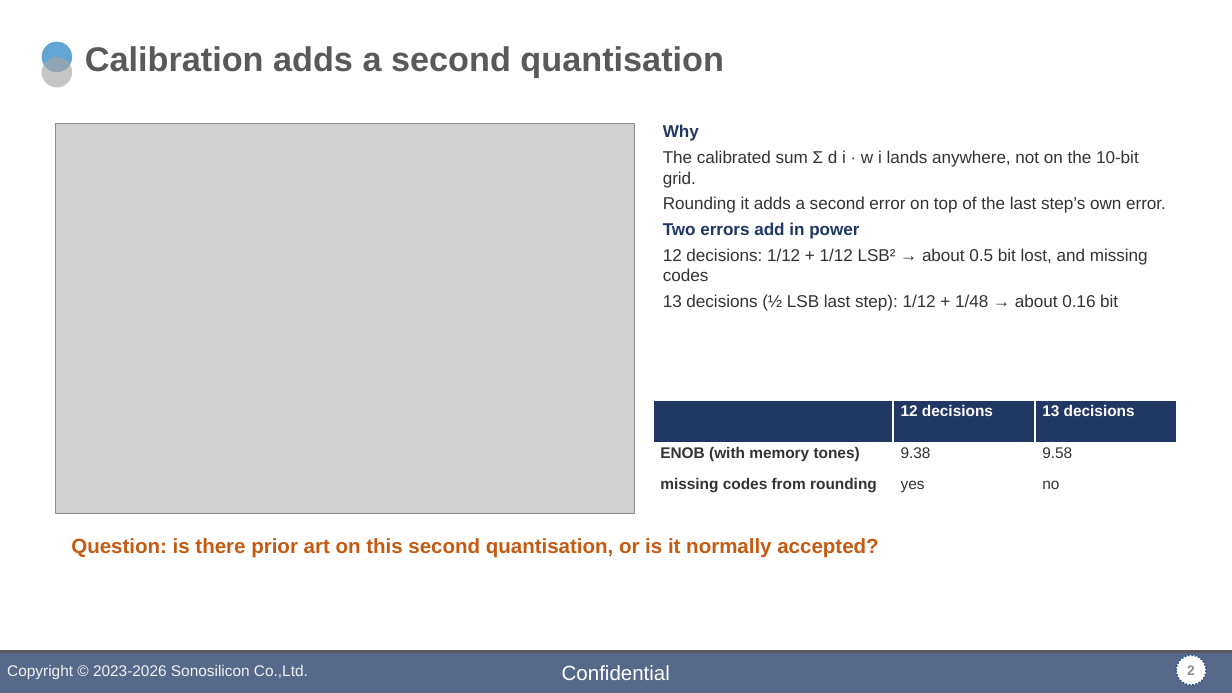
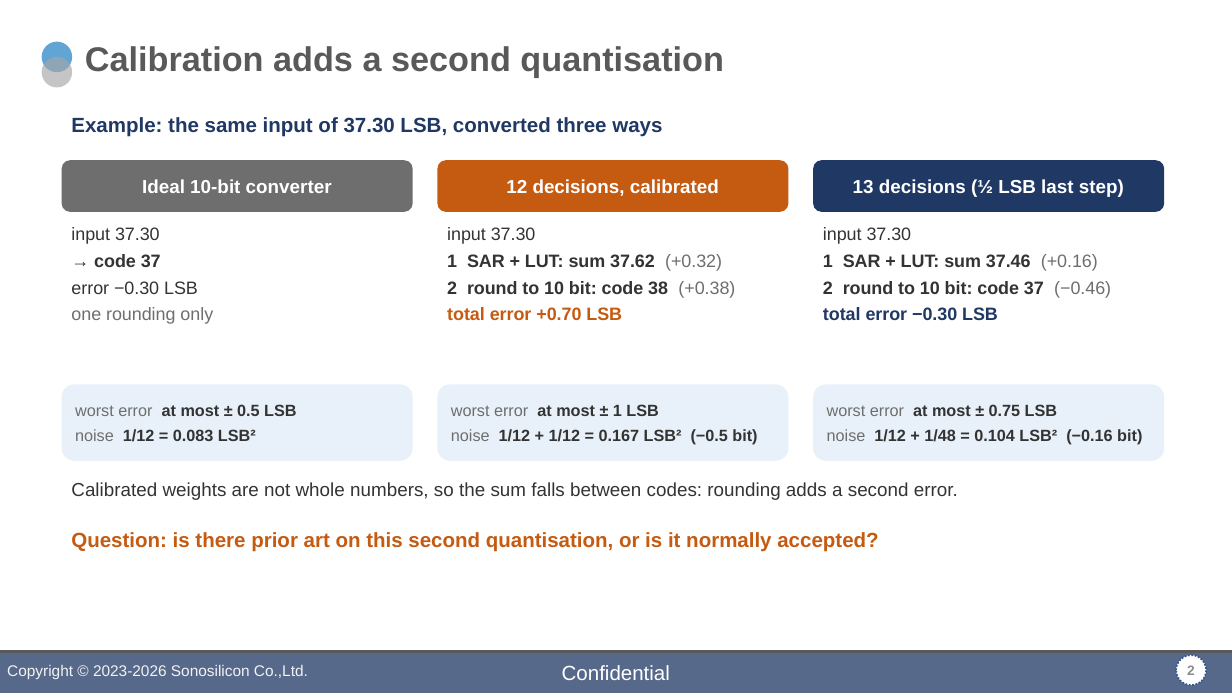
Before and after one commit to DirkJanKr/F280049C_MotorDrive, a slide deck: slide 2 of Zaan_MATLAB/slides/zaan_meeting_slides.pptx. Drawn at 1232x693 pixels with LibreOffice and Linux fonts; fonts in the diff are those of the drawing; grey boxes stand for pictures; background and template pictures are left out. Boxes give left, top, right and bottom in pixels: in the first picture for what was removed or moved away, otherwise in the second. Text is boxed around its words. In the diff, an @@ line names an element or a change of style, - is before the commit and + after.

```diff
--- a/Zaan_MATLAB/slides/zaan_meeting_slides.pptx
+++ b/Zaan_MATLAB/slides/zaan_meeting_slides.pptx
@@ text added at bbox=[71, 117, 662, 137], 12 pt, text #203864, bold @@
+Example: the same input of 37.30 LSB, converted three ways
@@ picture removed at bbox=[55, 123, 634, 514] @@
@@ text removed at bbox=[663, 124, 1166, 311] @@
-Why
-The calibrated sum Σ d i · w i lands anywhere, not on the 10-bit grid.
-Rounding it adds a second error on top of the last step’s own error.
-Two errors add in power
-12 decisions: 1/12 + 1/12 LSB² → about 0.5 bit lost, and missing codes
-13 decisions (½ LSB last step): 1/12 + 1/48 → about 0.16 bit
@@ rounded rectangle added at bbox=[62, 160, 413, 212], fill #6E6E6E, 11 pt, text #FFFFFF, bold @@
+Ideal 10-bit converter
@@ rounded rectangle added at bbox=[437, 160, 788, 212], fill #C55A11, 11 pt, text #FFFFFF, bold @@
+12 decisions, calibrated
@@ rounded rectangle added at bbox=[813, 160, 1164, 212], fill #203864, 11 pt, text #FFFFFF, bold @@
+13 decisions (½ LSB last step)
@@ text added at bbox=[71, 227, 213, 324], 10.5 pt, text #333333 @@
+input 37.30
+→ code 37
+error −0.30 LSB
+one rounding only
@@ text added at bbox=[447, 227, 735, 320], 10.5 pt, text #333333, bold @@
+input 37.30
+1 SAR + LUT: sum 37.62 (+0.32)
+2 round to 10 bit: code 38 (+0.38)
+total error +0.70 LSB
@@ text added at bbox=[823, 227, 1111, 320], 10.5 pt, text #333333, bold @@
+input 37.30
+1 SAR + LUT: sum 37.46 (+0.16)
+2 round to 10 bit: code 37 (−0.46)
+total error −0.30 LSB
@@ rounded rectangle added at bbox=[62, 384, 413, 461], fill #E8F1F9, 9.5 pt, text #333333, bold @@
+worst error at most ± 0.5 LSB
+noise 1/12 = 0.083 LSB²
@@ rounded rectangle added at bbox=[437, 384, 788, 461], fill #E8F1F9, 9.5 pt, text #333333, bold @@
+worst error at most ± 1 LSB
+noise 1/12 + 1/12 = 0.167 LSB² (−0.5 bit)
@@ rounded rectangle added at bbox=[813, 384, 1164, 461], fill #E8F1F9, 9.5 pt, text #333333, bold @@
+worst error at most ± 0.75 LSB
+noise 1/12 + 1/48 = 0.104 LSB² (−0.16 bit)
@@ table removed at bbox=[653, 400, 1177, 496], 3 rows, 3 columns @@
- | 12 decisions | 13 decisions
-ENOB (with memory tones) | 9.38 | 9.58
-missing codes from rounding | yes | no
@@ text added at bbox=[71, 482, 958, 500], 11 pt, text #333333 @@
+Calibrated weights are not whole numbers, so the sum falls between codes: rounding adds a second error.
@@ text "Question: is there prior art ...": place and size @@
-text "Question: is there prior art ..." at bbox=[71, 538, 878, 558]
+text "Question: is there prior art ..." at bbox=[71, 532, 878, 552]
```
Also in this commit, not shown: 1 other slide changed, 1 other file.
